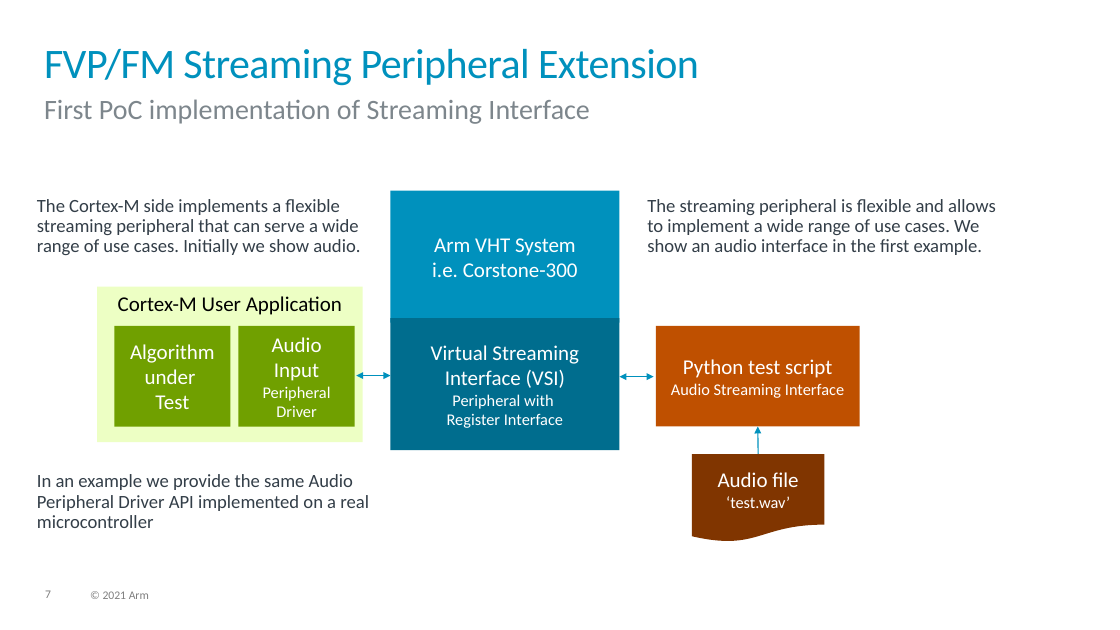
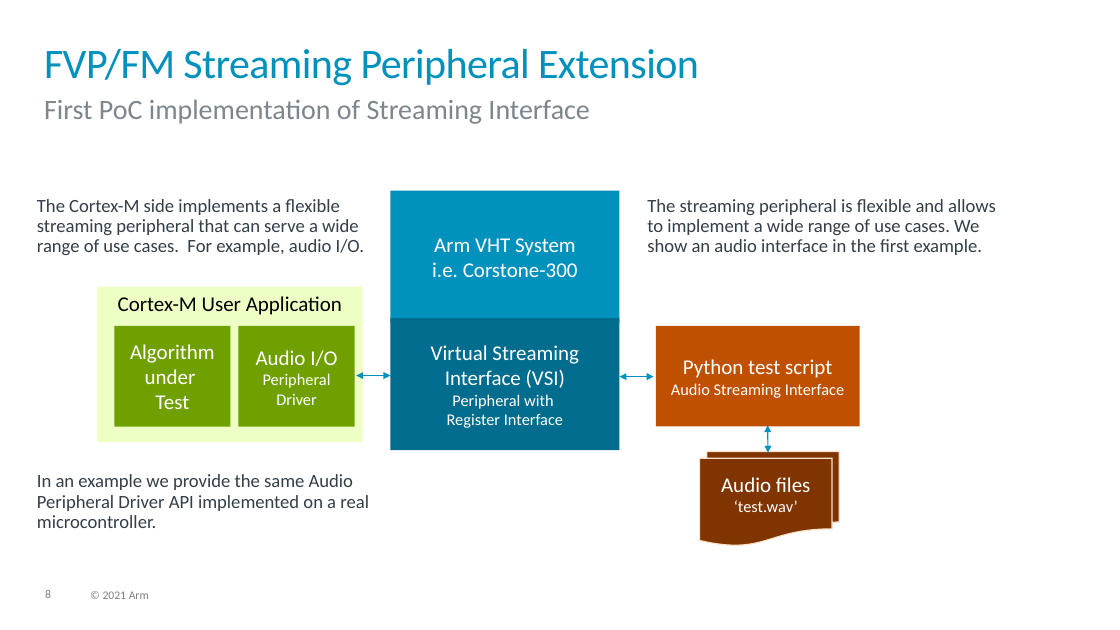
Before and after one commit to ARM-software/AVH, a slide deck: slide 8 of DoxyGen/overview/src/images/img_src.pptx (slide 7 before the commit). Drawn at 1120x630 pixels with LibreOffice and Linux fonts; fonts in the diff are those of the drawing; background and template pictures are left out. Boxes give left, top, right and bottom in pixels: in the first picture for what was removed or moved away, otherwise in the second. Text is boxed around its words. In the diff, an @@ line names an element or a change of style, - is before the commit and + after.

Commit message:
Docs: Added 1050evkb support. Added audio output support. Fixed inconsistences.

```diff
--- a/DoxyGen/overview/src/images/img_src.pptx
+++ b/DoxyGen/overview/src/images/img_src.pptx
@@ text at [37, 199, 365, 255]: text changed @@
-The Cortex-M side implements a flexible streaming peripheral that can serve a wide range of use cases. Initially we show audio.
+The Cortex-M side implements a flexible streaming peripheral that can serve a wide range of use cases. For example, audio I/O.
@@ text in rectangle at [256, 350, 337, 405]: text changed @@
-Audio
-Input
-Peripheral Driver
+Audio I/O
+Peripheral Driver
@@ text in flow chart document at [671, 383, 811, 512]: text changed; size 14 to 18 pt @@
-Audio file
-‘test.wav’
+Audio files
+‘test.wav’
@@ flow chart document "Audio files ‘test.wav’": place and size @@
-flow chart document "Audio files ‘test.wav’" at [692, 455, 825, 543]
+flow chart document "Audio files ‘test.wav’" at [700, 459, 833, 547]
@@ flow chart document "Audio files ‘test.wav’" at [700, 459, 833, 547]: outline none to #FFE1CC 1 pt @@
@@ arrow moved from (759, 455) - (758, 427) to (768, 453) - (768, 425) @@
@@ arrow (768, 453) - (768, 425): arrow to double arrow @@
@@ text at [37, 474, 369, 528]: text changed @@
-In an example we provide the same Audio Peripheral Driver API implemented on a real microcontroller
+In an example we provide the same Audio Peripheral Driver API implemented on a real microcontroller.
@@ flow chart document added at [707, 451, 839, 539], fill #803600, outline #FFE1CC 1 pt, 14 pt, text #FFFFFF @@
+Audio file
+‘test.wav’
@@ page number at [45, 590, 51, 598]: text changed @@
-7
+8
```
Also in this commit, not shown: 1 other slide changed, 1 slide added, 13 other files.
